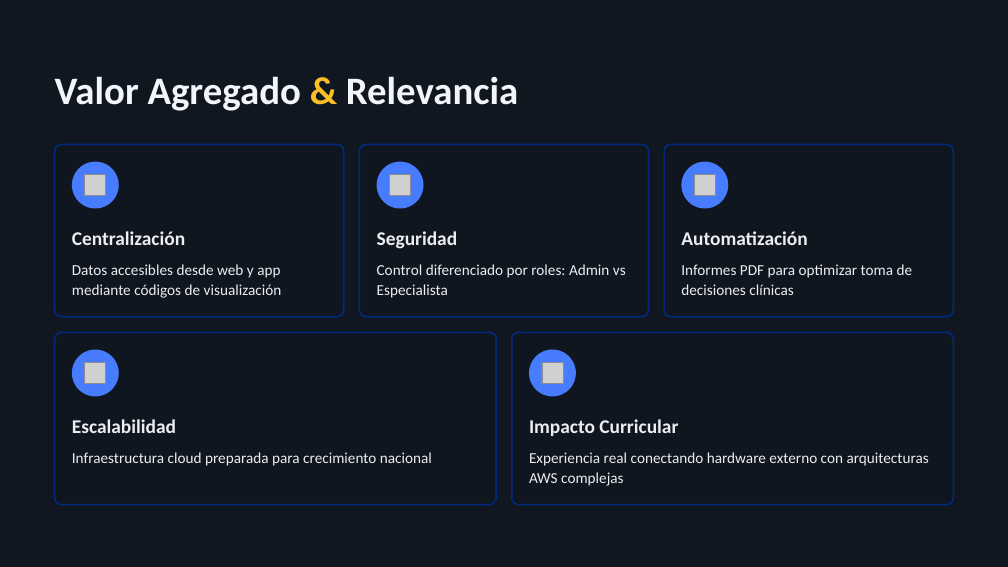
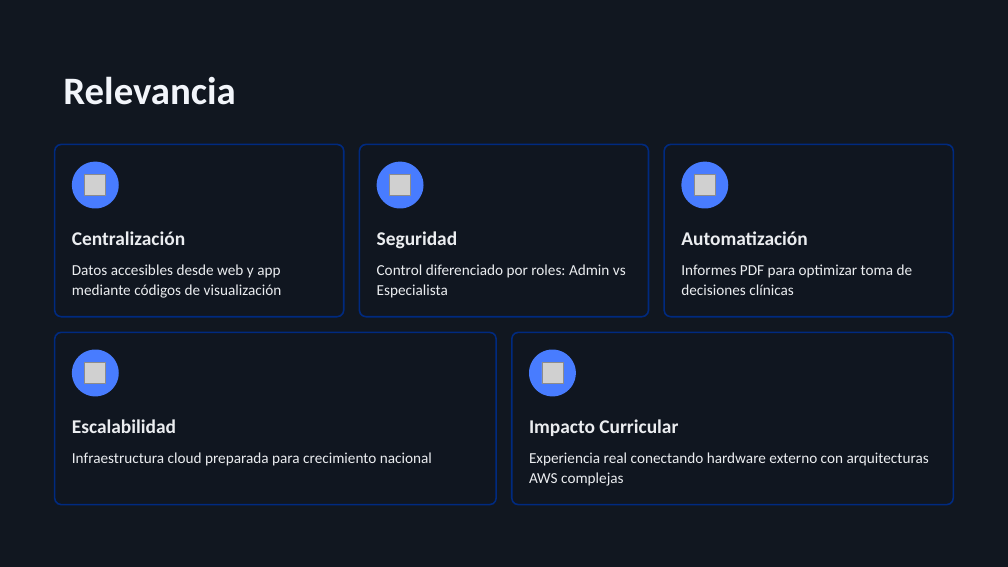
Before and after one commit to PatoGonzalezz/SportMind_VR, a slide deck: slide 11 of Fase 1/Evidencias Grupales/Sportmind presentacion1.pptx (slide 10 before the commit). Drawn at 1008x567 pixels with LibreOffice and Linux fonts; fonts in the diff are those of the drawing; grey boxes stand for pictures; background and template pictures are left out; a plain dark background stands for a picture behind light text. Boxes give left, top, right and bottom in pixels: in the first picture for what was removed or moved away, otherwise in the second. Text is boxed around its words. In the diff, an @@ line names an element or a change of style, - is before the commit and + after.

```diff
--- a/Fase 1/Evidencias Grupales/Sportmind presentacion1.pptx
+++ b/Fase 1/Evidencias Grupales/Sportmind presentacion1.pptx
@@ text at <box>63,76,235,105</box>: text changed @@
-Valor Agregado & Relevancia
+Relevancia
```
Also in this commit, not shown: 6 other slides changed, 4 slides added, 3 slides removed, 2 other files.
